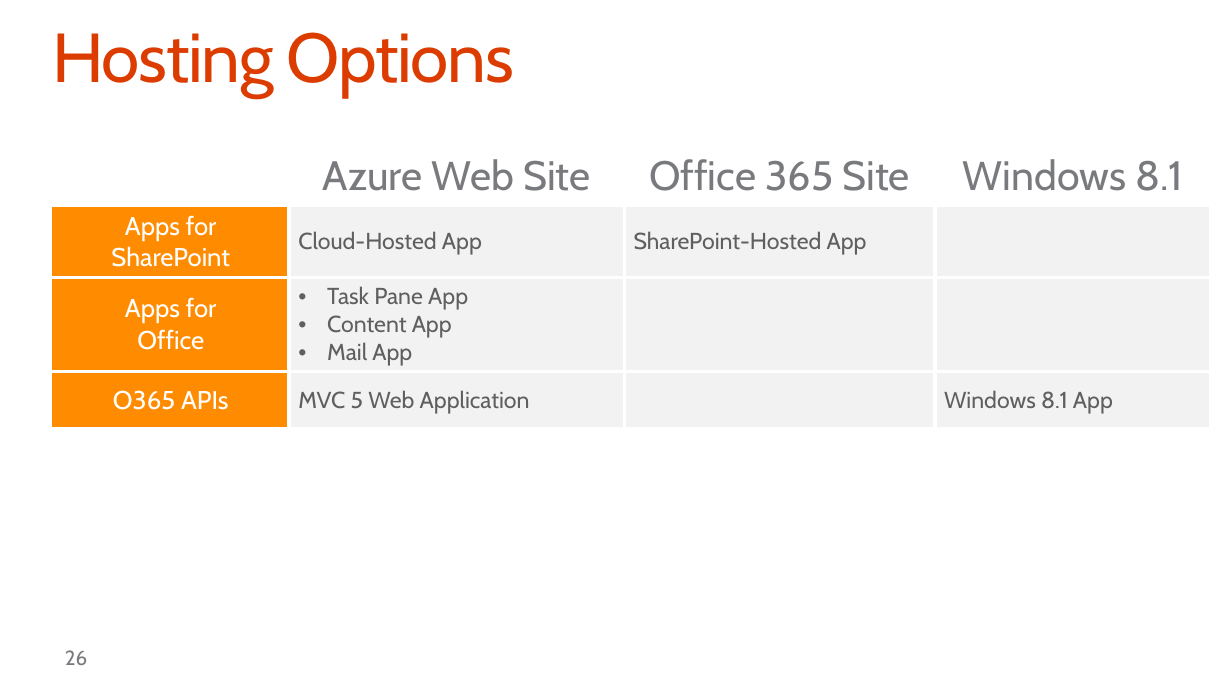
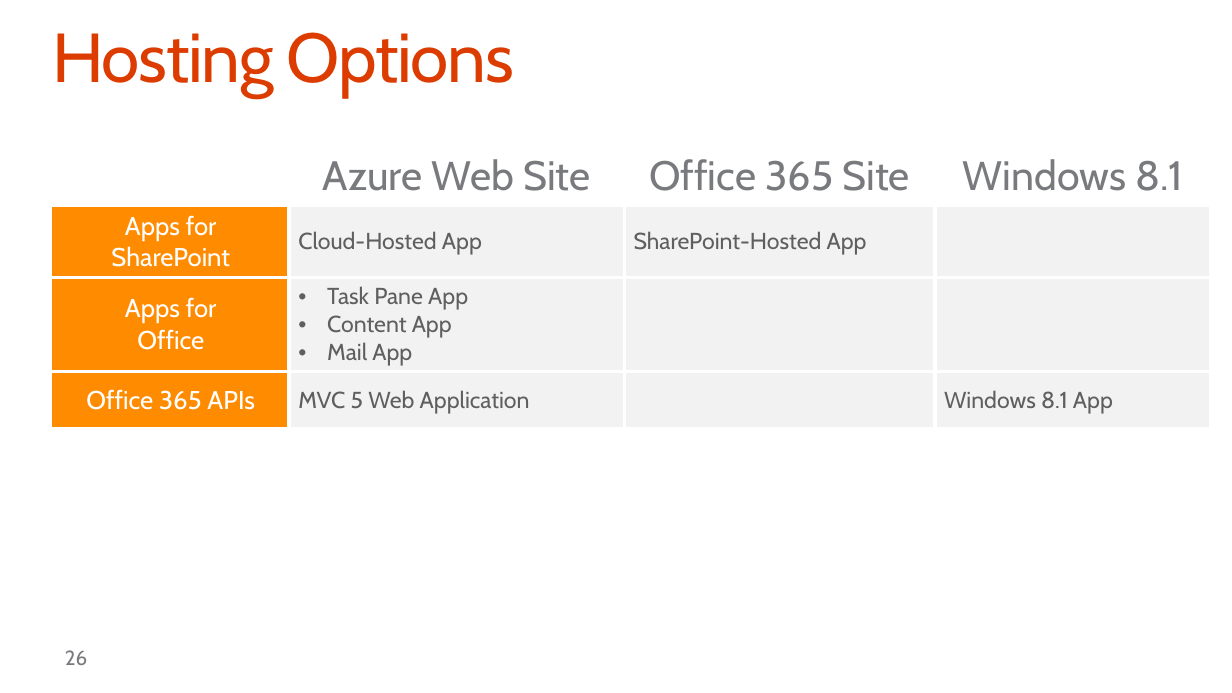
Before and after one commit to stinethebean/DevCampTraining, a slide deck: slide 26 of 02.Setting up the Environments/02.Setting up the Environments.pptx. Drawn at 1232x693 pixels with LibreOffice and Linux fonts; fonts in the diff are those of the drawing; background and template pictures are left out. Boxes give left, top, right and bottom in pixels: in the first picture for what was removed or moved away, otherwise in the second. Text is boxed around its words. In the diff, an @@ line names an element or a change of style, - is before the commit and + after.

```diff
--- a/02.Setting up the Environments/02.Setting up the Environments.pptx
+++ b/02.Setting up the Environments/02.Setting up the Environments.pptx
@@ table at (53, 140, 1212, 427) @@
-row 4, column 1: O365 APIs
+row 4, column 1: Office 365 APIs
```
Also in this commit, not shown: 5 other slides changed, 1 other file.
